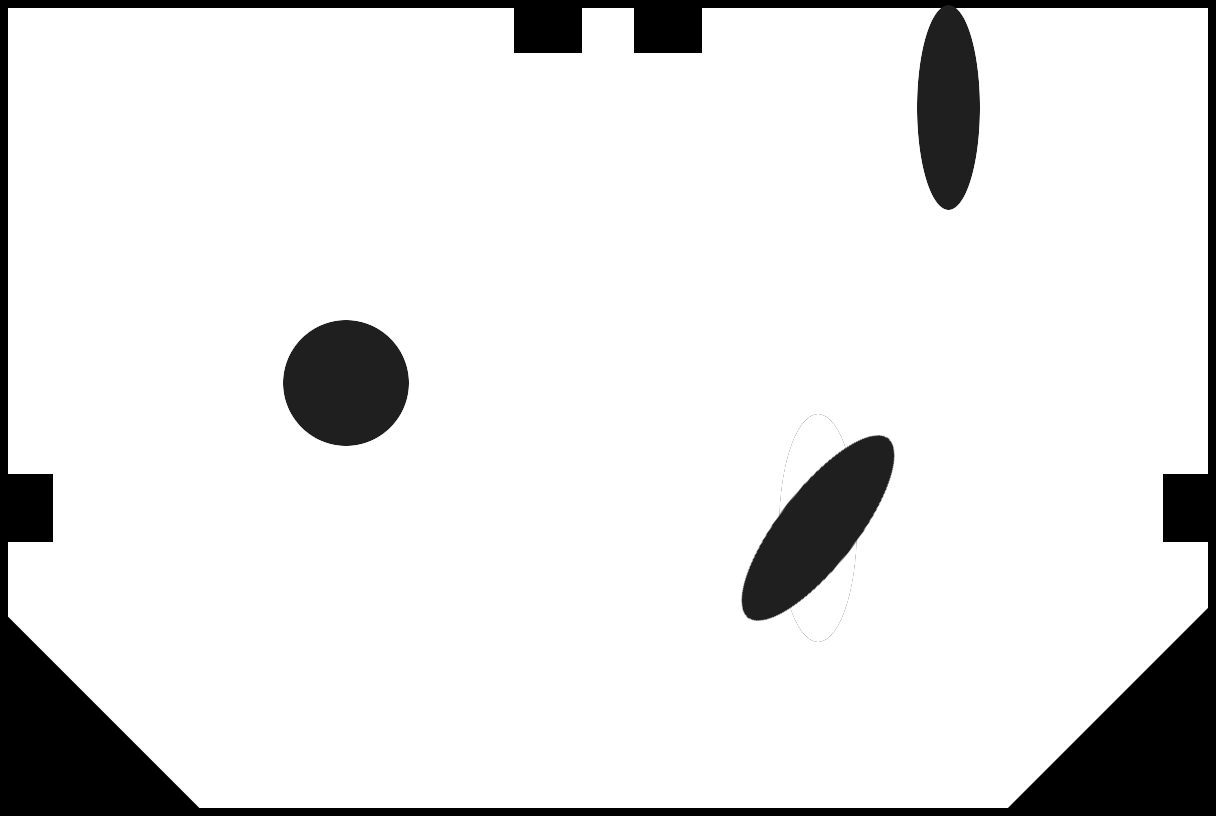
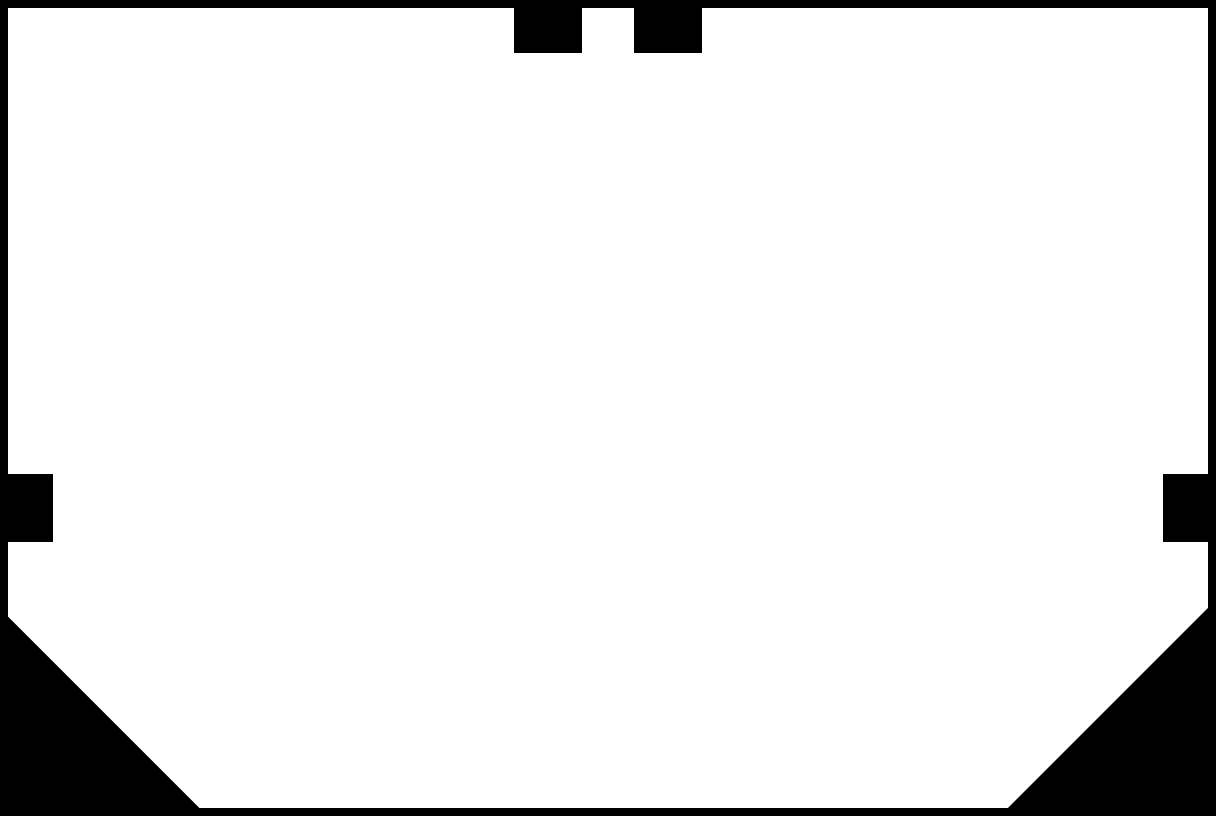
Two versions of the same layered image (1216x816). Layer-by-layer changes:
removed layer "Dynamic obstacles" over [283, 5, 980, 642]
